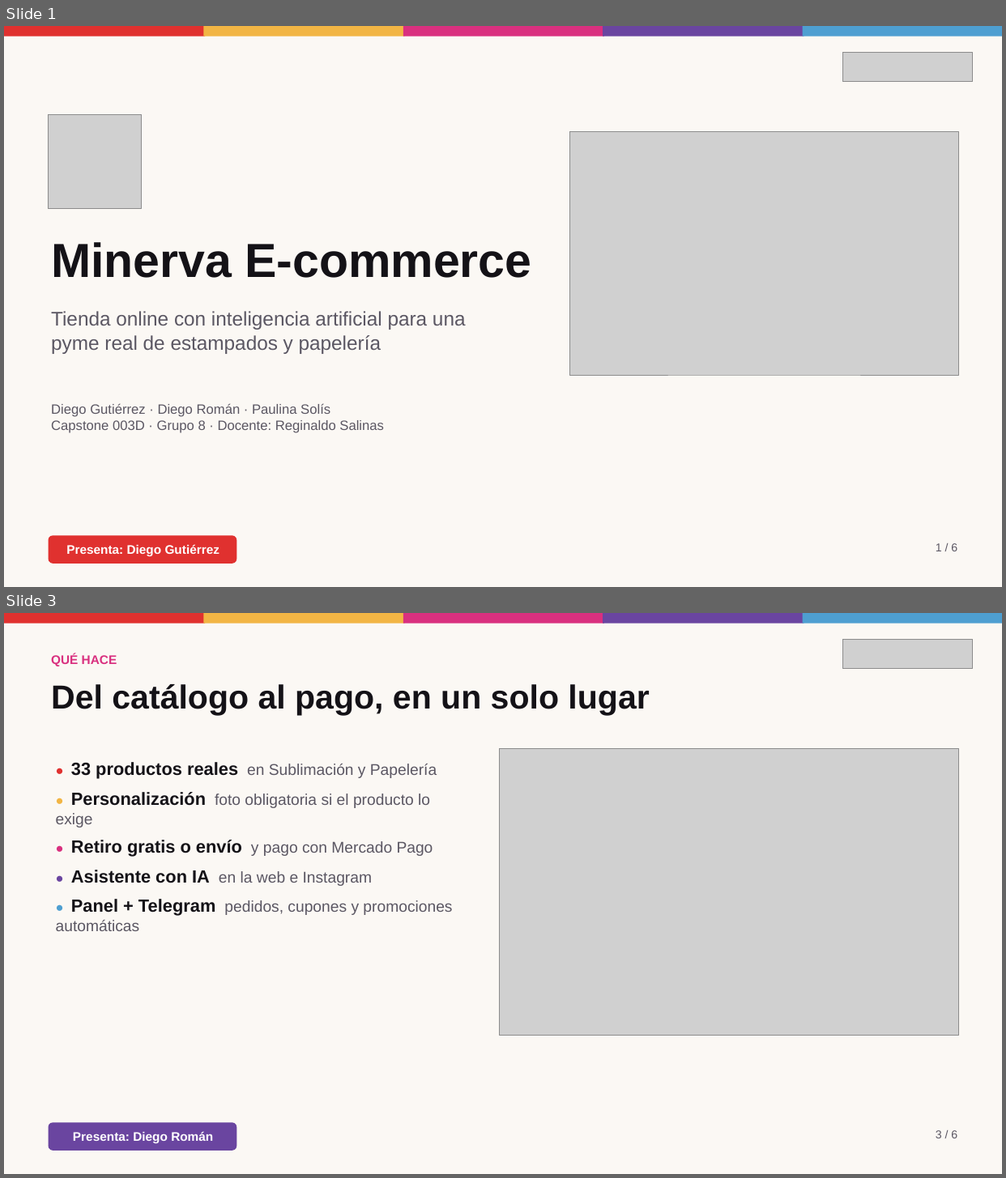
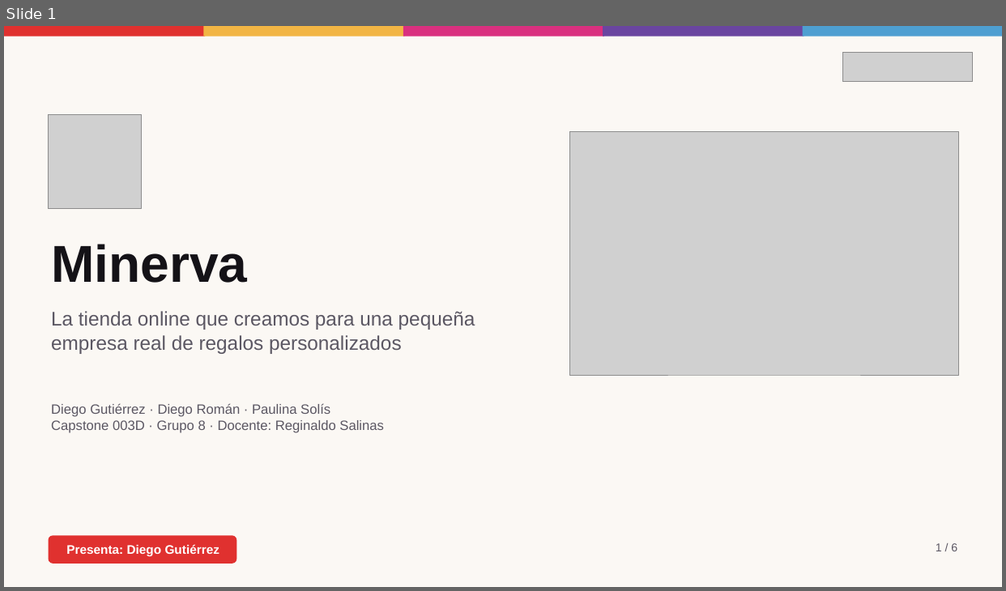
Before and after one commit to Gutixd/2026_2_MA_CAPSOTONE_003D_GRUPO_08, a slide deck: Fase 3/Evidencias Grupales/Presentacion Fase 3 - Minerva (2 min).pptx. Shown one above the other, each under a label of ours: slides 1 and 3 before the commit, slide 1 after it; the slides between them are not shown. The pictures are 1006x1178 and 1006x591 pixels, drawn with LibreOffice and Linux fonts; fonts in the diff are those of the drawing; grey boxes stand for pictures. Boxes give left, top, right and bottom in pixels: in the first picture for what was removed or moved away, otherwise in the second. Text is boxed around its words. In the diff, an @@ line names an element or a change of style, - is before the commit and + after.

```diff
--- a/Fase 3/Evidencias Grupales/Presentacion Fase 3 - Minerva (2 min).pptx
+++ b/Fase 3/Evidencias Grupales/Presentacion Fase 3 - Minerva (2 min).pptx
@@ slide 3 removed at (4,613,1002,1174), background #FBF8F4 @@
@@ rectangle removed at (4,613,206,624) @@
@@ rectangle removed at (204,613,405,624) @@
@@ rectangle removed at (403,613,604,624) @@
@@ rectangle removed at (603,613,804,624) @@
@@ rectangle removed at (803,613,1002,624) @@
@@ text removed at (51,654,117,666) @@
-QUÉ HACE
@@ picture removed at (843,639,973,668) @@
@@ text removed at (51,684,649,715) @@
-Del catálogo al pago, en un solo lugar
@@ picture removed at (499,748,958,1036) @@
@@ text removed at (56,762,452,931) @@
-● 33 productos reales en Sublimación y Papelería
-● Personalización foto obligatoria si el producto lo exige
-● Retiro gratis o envío y pago con Mercado Pago
-● Asistente con IA en la web e Instagram
-● Panel + Telegram pedidos, cupones y promociones automáticas
@@ rounded rectangle removed at (49,1122,236,1151) @@
-Presenta: Diego Román
@@ text removed at (936,1131,957,1139) @@
-3 / 6
@@ slide 1 changed as well @@
@@ text at (51,244,247,283): text changed; size 46 to 50 pt @@
-Minerva E-commerce
+Minerva
@@ text at (51,311,475,354): text changed @@
-Tienda online con inteligencia artificial para una pyme real de estampados y papelería
+La tienda online que creamos para una pequeña empresa real de regalos personalizados
```
Also in this commit, not shown: 5 slides added, 4 other slides removed.
